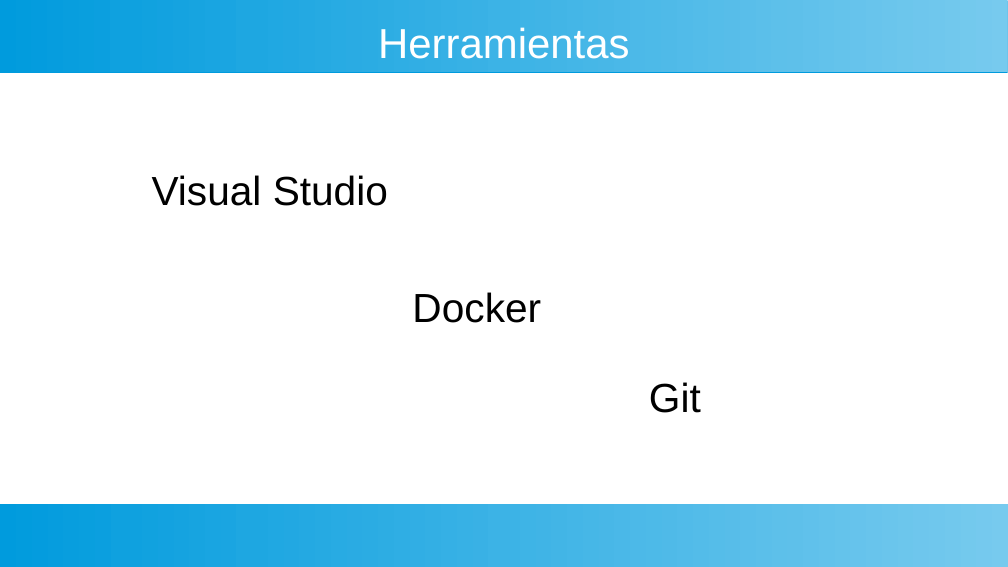
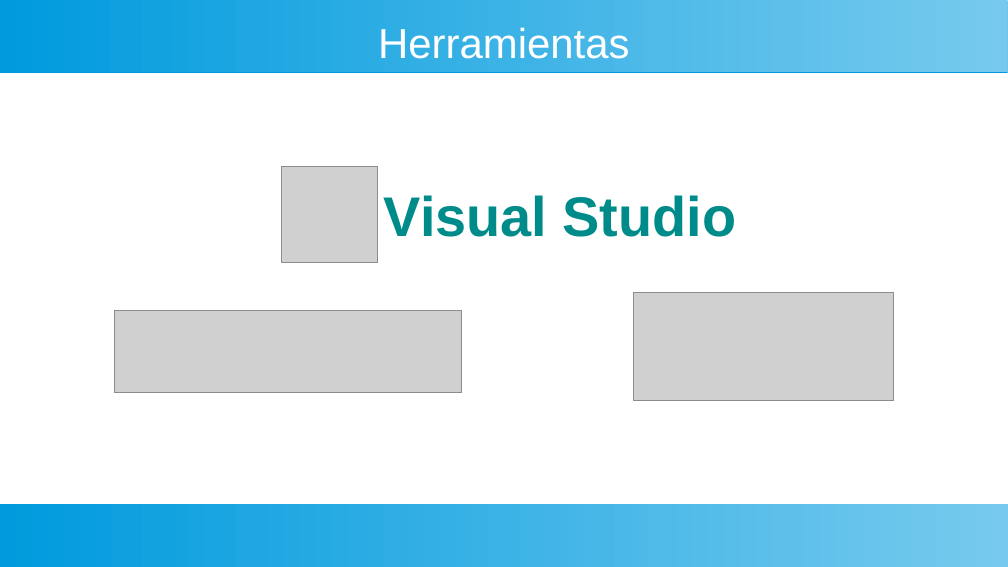
Before and after one commit to gaspect/brainsys, a slide deck: slide 15 of Presentación.odp (slide 16 before the commit). Drawn at 1008x567 pixels with LibreOffice and Linux fonts; fonts in the diff are those of the drawing; grey boxes stand for pictures. Boxes give left, top, right and bottom in pixels: in the first picture for what was removed or moved away, otherwise in the second. Text is boxed around its words. In the diff, an @@ line names an element or a change of style, - is before the commit and + after.

```diff
--- a/Presentación.odp
+++ b/Presentación.odp
@@ picture added at [282, 166, 378, 263] @@
@@ text "Visual Studio": place and size @@
-text "Visual Studio" at [152, 175, 388, 206]
+text "Visual Studio" at [384, 195, 737, 237]
@@ text "Visual Studio" at [384, 195, 737, 237]: size 32 to 44 pt, text colour #000000 to #008B8B, bold on @@
@@ text removed at [412, 292, 541, 323] @@
-Docker
@@ picture added at [634, 293, 894, 402] @@
@@ picture added at [114, 310, 461, 392] @@
@@ text removed at [649, 382, 701, 413] @@
-Git
```
Also in this commit, not shown: 17 other slides changed, 1 slide added, 2 slides removed.
